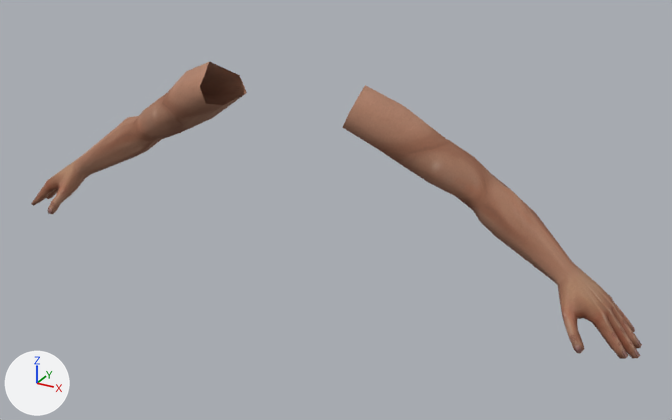
Before and after pictures for a commit that changed the glTF model entities/player/arts/arms_rig.glb.
Rendered twice from a camera (50 mm lens) standing at (1.078, -1.699, 2.212) and looking at (0.106, 0.069, 1.328). The lights are fixed; the arrows at lower left show +X, +Y and +Z. The older version comes first. Vertices at exactly the same position are counted once.

Names of what the first picture shows: 'ArmsMesh'.
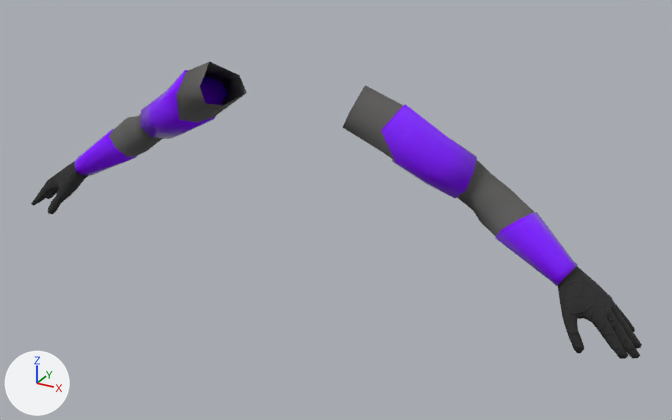
The change in detail:
Picture 'Ucupaint of_Arms Roughness' (img_ucupaint_of_arms_roughness) is new.
Picture 'Ucupaint of_Arms Color' (img_ucupaint_of_arms_color) is new.
Picture 'Ucupaint of_Arms Normal' (img_ucupaint_of_arms_normal) is new.
Material 'of_Arms' (mat_of_arms) is new.
Uses the picture img_ucupaint_of_arms_color.
Uses the picture img_ucupaint_of_arms_normal.
Uses the picture img_ucupaint_of_arms_roughness.
me_armsmesh is used by ob_armsmesh; location (0.0, 0.0, 0.0).
me_armsmesh had 596 vertices, 1176 faces and spanned x -0.84..0.84, y -0.04..0.14, z 1.17..1.66.
me_armsmesh now has 658 vertices, 1300 faces and spans x -0.84..0.84, y -0.04..0.14, z 1.17..1.66.
Part 1, on me_armsmesh:
24 vertices are removed from x -0.67..0.67, y 0.02..0.13, z 1.29..1.54.
136 faces are deleted.
2 vertices move from x -0.3..0.3, y 0.11, z 1.55 to x -0.24..0.24, y 0.12, z 1.58.
86 vertices are added at x -0.68..0.68, y -0.03..0.14, z 1.28..1.62.
260 new faces join them.
me_armsmesh part 2: 2 kept faces spanning x -0.29..0.29, y 0.04..0.12, z 1.58..1.62 get new texture (UV) coordinates.
me_armsmesh part 3: 1040 faces spanning x -0.84..0.84, y -0.04..0.14, z 1.17..1.66 switch from mat_arms (picture img_arms_01) to mat_of_arms.

What differs and where, as boxes [x1, y1, x2, y2] in the pictures (672 x 420 px):
part 1 of me_armsmesh, built on: before [75, 72, 577, 285]; after [74, 69, 578, 286]
part 2 of me_armsmesh, surface changed: before [200, 77, 222, 90]
part 3 of me_armsmesh, recoloured: [31, 62, 642, 359] in both
